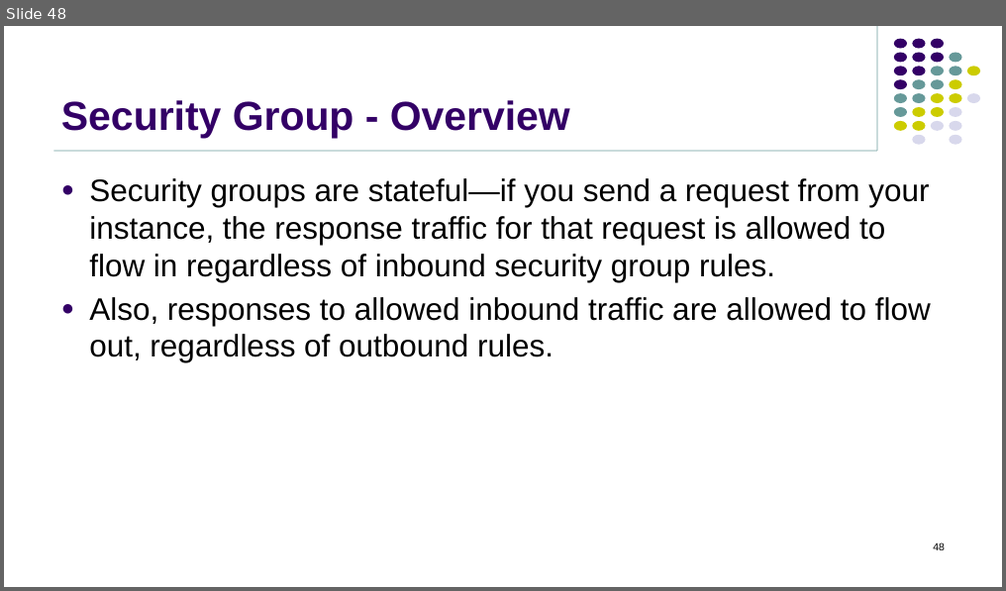
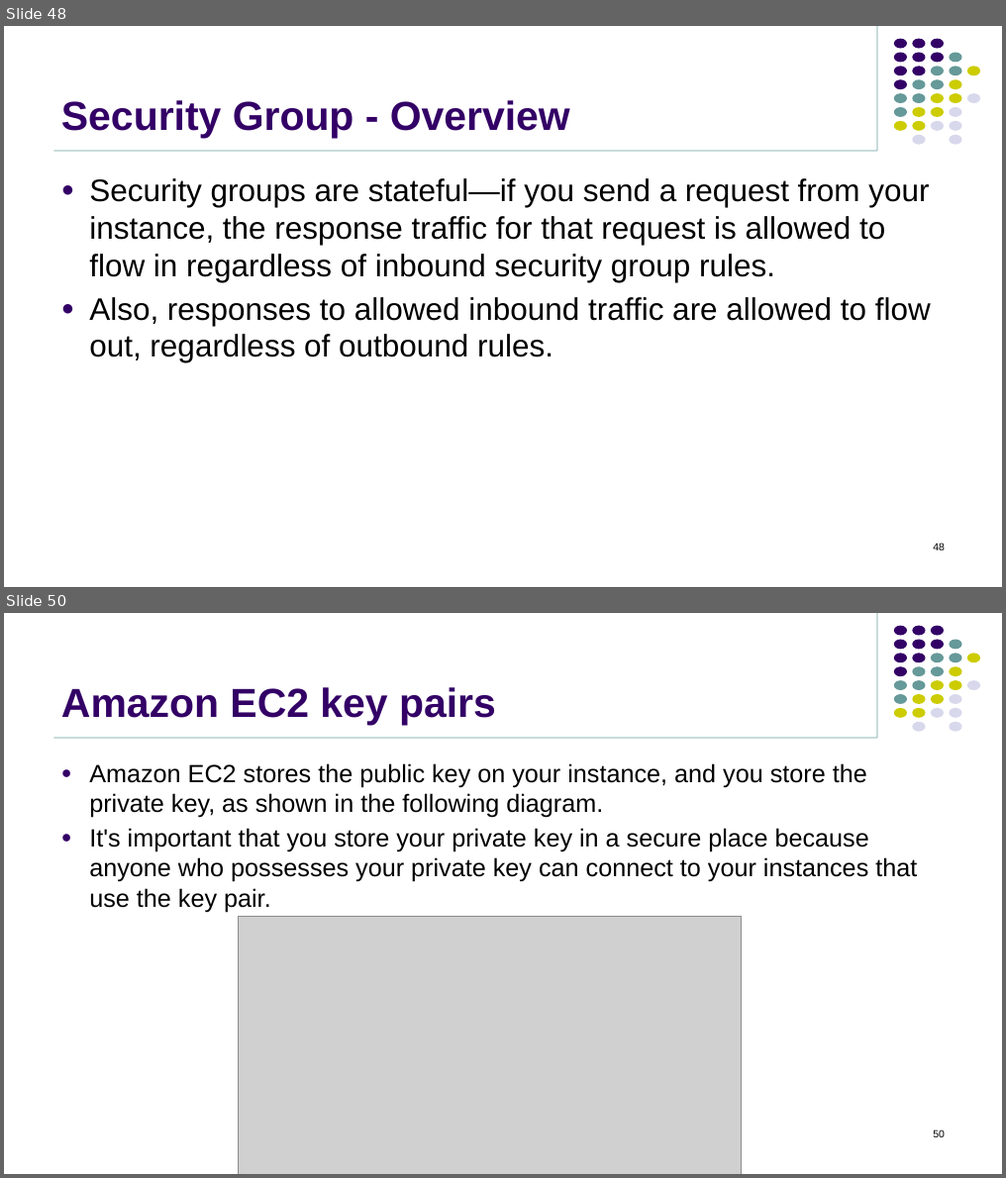
Before and after one commit to jasdhiratrevature/TrainingSlides, a slide deck: AWS/02_Amazon EC2.pptx. Shown one above the other, each under a label of ours: slide 48 before the commit, slides 48 and 50 after it; the slides between them are not shown. The pictures are 1006x591 and 1006x1178 pixels, drawn with LibreOffice and Linux fonts; fonts in the diff are those of the drawing; grey boxes stand for pictures; background and template pictures are left out. Boxes give left, top, right and bottom in pixels: in the first picture for what was removed or moved away, otherwise in the second. Text is boxed around its words. In the diff, an @@ line names an element or a change of style, - is before the commit and + after.

```diff
--- a/AWS/02_Amazon EC2.pptx
+++ b/AWS/02_Amazon EC2.pptx
@@ slide 50 added at <box>4,613,1002,1174</box>, background #FFFFFF; not listed: 33 template elements that a slide beside it also shows @@
@@ title added at <box>61,687,496,725</box>, 39 pt, text #330066, bold @@
+Amazon EC2 key pairs
@@ text added at <box>89,763,917,912</box>, 24 pt, text #000000 @@
+● Amazon EC2 stores the public key on your instance, and you store the private key, as shown in the following diagram.
+● It's important that you store your private key in a secure place because anyone who possesses your private key can connect to your instances that use the key pair.
@@ picture added at <box>238,916,742,1174</box> @@
@@ page number added at <box>933,1130,944,1138</box>, 10 pt, text #000000 @@
+50
```
Also in this commit, not shown: 2 other slides added.
